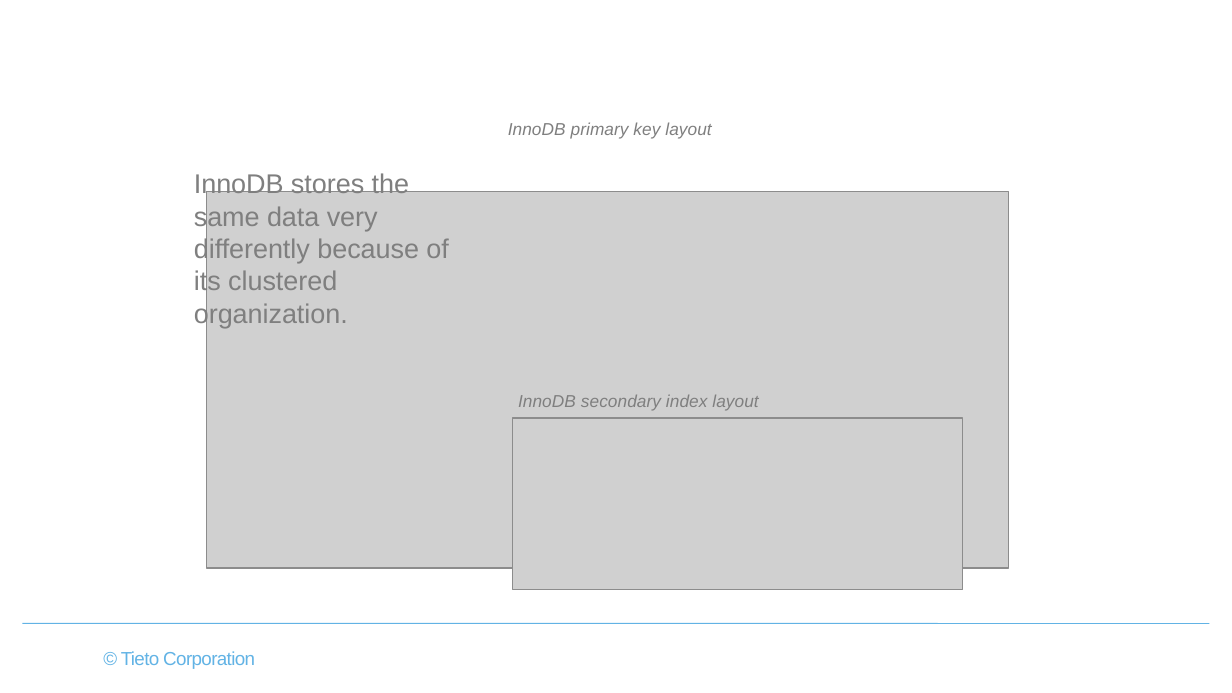
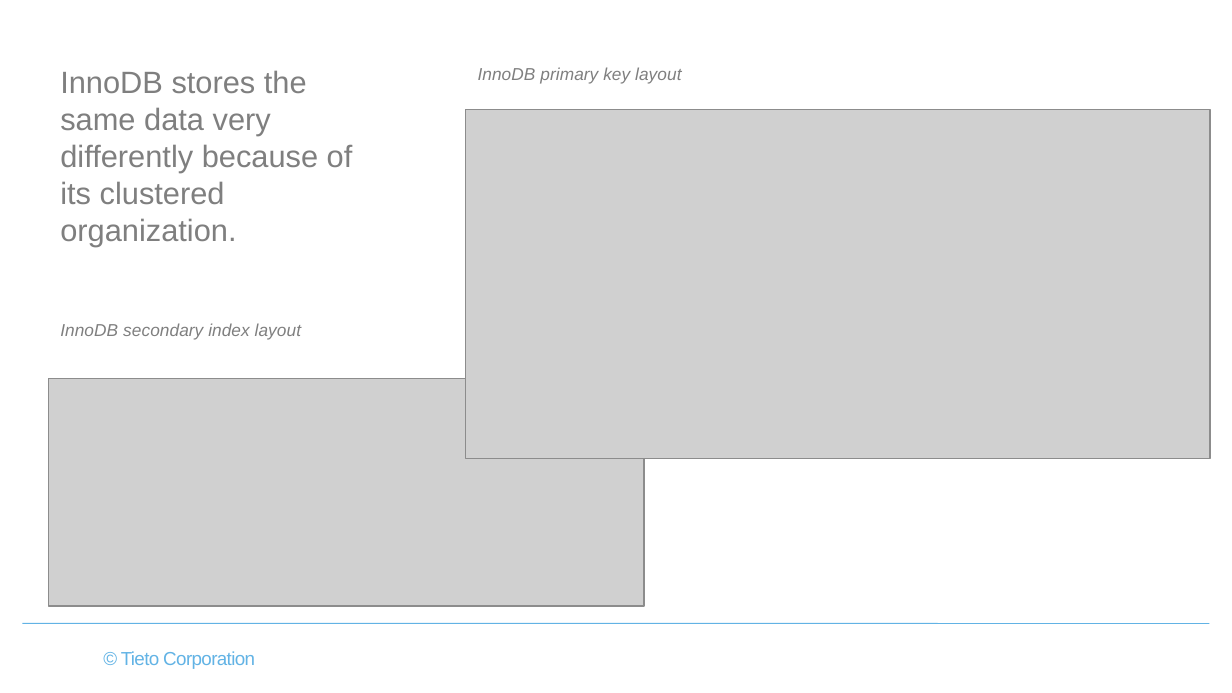
Before and after one commit to virh/case-study, a slide deck: slide 22 of vitess/MySQL Index & Orchestrator.pptx. Drawn at 1232x693 pixels with LibreOffice and Linux fonts; fonts in the diff are those of the drawing; grey boxes stand for pictures; background and template pictures are left out. Boxes give left, top, right and bottom in pixels: in the first picture for what was removed or moved away, otherwise in the second. Text is boxed around its words. In the diff, an @@ line names an element or a change of style, - is before the commit and + after.

```diff
--- a/vitess/MySQL Index & Orchestrator.pptx
+++ b/vitess/MySQL Index & Orchestrator.pptx
@@ text "InnoDB stores the same data ...": place and size @@
-text "InnoDB stores the same data ..." at bbox=[194, 172, 448, 328]
+text "InnoDB stores the same data ..." at bbox=[60, 70, 353, 247]
@@ text "InnoDB stores the same data ..." at bbox=[60, 70, 353, 247]: size 15.8 to 18 pt @@
@@ text "InnoDB primary key layout": place and size @@
-text "InnoDB primary key layout" at bbox=[508, 122, 711, 139]
+text "InnoDB primary key layout" at bbox=[478, 67, 681, 84]
@@ picture: place and size @@
-picture at bbox=[207, 192, 1009, 569]
+picture at bbox=[466, 110, 1210, 458]
@@ text "InnoDB secondary index layout": place and size @@
-text "InnoDB secondary index layout" at bbox=[518, 394, 758, 411]
+text "InnoDB secondary index layout" at bbox=[60, 323, 301, 340]
@@ picture: place and size @@
-picture at bbox=[513, 418, 962, 589]
+picture at bbox=[48, 378, 644, 606]
```
Also in this commit, not shown: 28 other slides changed, 1 slide added, 1 slide removed.
